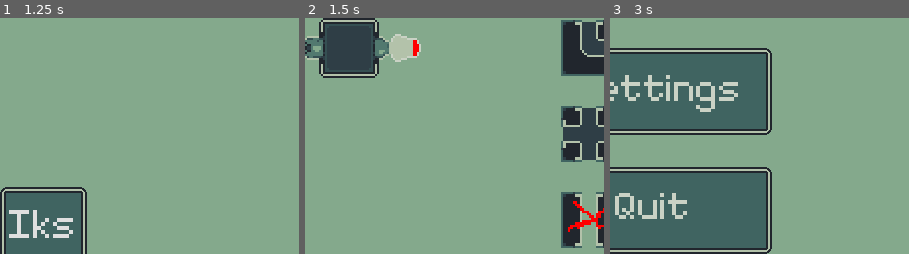
Above: before the commit, frames 1-3 (left to right).
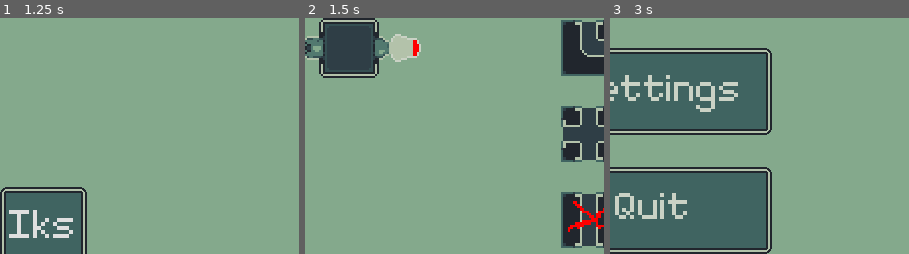
Above: after the commit, the same moments.

Repository: feargrinn/spacejam2024
Game: Godot game, scene res://node_2d.tscn
Same seed, same stepped clock (60 frames per second), same inputs: the game is played once before the commit and once after it.
Inputs (mouse positions are % of the whole screen's width and height, from its top left):
- Up to frame 1 (1.25 s): click (54, 35) at 0.5 s
- Up to frame 2 (1.5 s): click "1" at 1.25 s
- Up to frame 3 (3 s): click "Iks" at 2 s; click "Iks" at 2.75 s
The pictures show only the part of the screen within x 46-96%, y 44-94%; the shares and areas given below are measured in that part.

Frame 1 is identical in both runs. In frame 2, 0.9% of the frame differs, in the area x 92-98%, y 74-97%; in frame 3, nothing differs.

Commit message:
fixing some minor stuff with antipipe

Diff:
--- a/Tiles/AntiTile.gd
+++ b/Tiles/AntiTile.gd
@@ -8,7 +8,7 @@
 	links.append(Direction.UP)
 	links.append(Direction.DOWN)
 
-	opaque_texture = preload("res://images/tile_24x24_I_opaque.png")
+	opaque_texture = preload("res://images/tile_24x24_anti_opaque.png")
 	transparent_texture = preload("res://images/tile_24x24_anti.png")
 
 	super._ready()
--- a/game.tscn
+++ b/game.tscn
@@ -10,7 +10,7 @@
 [ext_resource type="Texture2D" uid="uid://3labjwhf3p4x" path="res://images/tile_24x24_T_opaque.png" id="7_ujjlr"]
 [ext_resource type="Texture2D" uid="uid://b1bv5ft6prg6e" path="res://images/tile_24x24_L_opaque.png" id="8_l0vv8"]
 [ext_resource type="Texture2D" uid="uid://c206w8ik4oobi" path="res://images/tile_24x24_cross_opaque.png" id="9_yodhl"]
-[ext_resource type="Texture2D" uid="uid://b4ovm4fbbjh10" path="res://images/tile_24x24_anti.png" id="10_mn7g2"]
+[ext_resource type="Texture2D" uid="uid://c6klyd06qogb" path="res://images/tile_24x24_anti_opaque.png" id="10_wju1l"]
 
 [node name="Game" type="Node2D"]
 texture_filter = 1
@@ -449,7 +449,7 @@
 [node name="TextureRect5" type="TextureRect" parent="TilePicker/VBoxContainer"]
 layout_mode = 2
 size_flags_vertical = 3
-texture = ExtResource("10_mn7g2")
+texture = ExtResource("10_wju1l")
 stretch_mode = 5
 
 [node name="VictoryScreen" type="ColorRect" parent="."]
